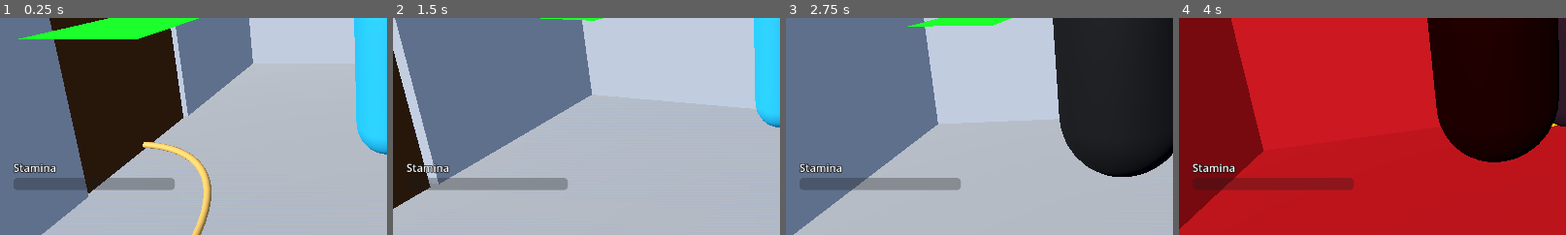
Above: before the commit, frames 1-4 (left to right).
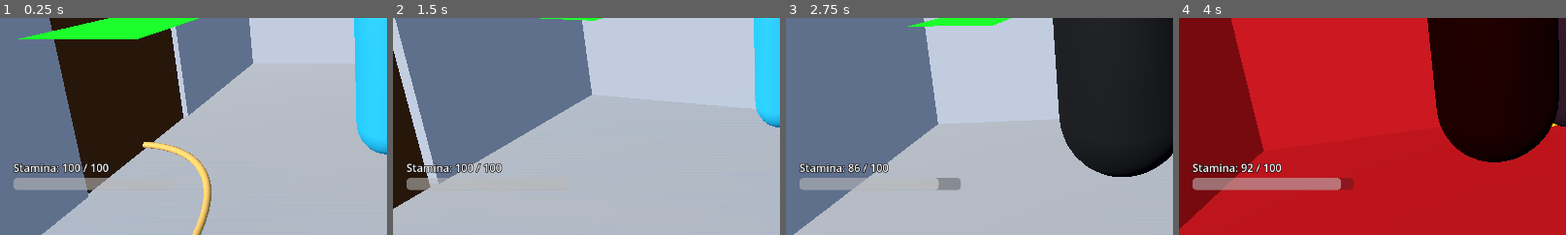
Above: after the commit, the same moments.

Repository: evanqjones/Comp440Project3
Game: Godot game, scene res://scenes/school_blockout_preview.tscn
The game is run twice, just before and just after one commit, with the same random seed, the same clock (stepped at 60 frames per second) and the same inputs.
Inputs (mouse positions are % of the whole screen's width and height, from its top left):
- Up to frame 1 (0.25 s): no input
- Up to frame 2 (1.5 s): tap Enter at 0.5 s; move the mouse to (55, 50) at 0.52 s; hold W from 0.53 s (still down); tap E at 0.6 s; move the mouse to (45, 50) at 1.27 s; tap Ctrl at 1.35 s
- Up to frame 3 (2.75 s): keep holding W; move the mouse to (52, 48) at 2.02 s; hold Shift from 2.03 s (still down)
- Up to frame 4 (4 s): keep holding W; move the mouse to (49, 52) at 2.77 s; release Shift at 2.78 s; tap Z at 2.85 s; move the mouse to (57, 51) at 3.52 s; tap M at 3.6 s
The pictures show only the part of the screen within x 0-50%, y 50-100%; the shares and areas given below are measured in that part.

The runs differ from the first frame. In frame 1, 2.7% of the frame differs, in the area x 3-46%, y 66-80%; in frame 2, 2.8%; in frame 3, 2.4%; in frame 4, 2.6%.
Error in both runs: Invalid assignment of property or key 'visible' with value of type 'bool' on a base object of type 'Nil'. (res://scenes/school_blockout_preview.gd:141)

Commit message:
Connect stamina HUD updates

Diff:
--- a/scenes/player_placeholder.gd
+++ b/scenes/player_placeholder.gd
@@ -22,6 +22,7 @@
 @onready var camera_pivot: Node3D = $CameraPivot
 @onready var player_camera: Camera3D = $CameraPivot/SpringArm3D/Camera3D
 @onready var interaction_prompt: Label = $InteractionPrompt/Label
+@onready var stamina_hud: CanvasLayer = $StaminaHUD
 
 signal noise_emitted(event: NoiseEvent)
 
@@ -46,6 +47,8 @@
     $CameraPivot/SpringArm3D.spring_length = camera_distance
     player_camera.current = true
     Input.mouse_mode = Input.MOUSE_MODE_CAPTURED
+    stamina_state_changed.connect(stamina_hud.update_stamina)
+    stamina_hud.update_stamina(stamina_current, stamina_capacity, stamina_exhausted)
 
 func _unhandled_input(event: InputEvent) -> void:
     if event is InputEventKey and event.pressed and not event.echo and (event.keycode == KEY_E or event.physical_keycode == KEY_E):
--- /dev/null
+++ b/scenes/player_stamina_hud.gd
@@ -0,0 +1,11 @@
+extends CanvasLayer
+
+# Presentation only: receives Player state without polling gameplay internals.
+@onready var value_label: Label = $Stamina/Value
+@onready var stamina_bar: ProgressBar = $Stamina/Bar
+
+
+func update_stamina(current: float, capacity: float, _exhausted: bool) -> void:
+	stamina_bar.max_value = capacity
+	stamina_bar.value = current
+	value_label.text = "Stamina: %.0f / %.0f" % [current, capacity]
--- a/scenes/player_stamina_hud.tscn
+++ b/scenes/player_stamina_hud.tscn
@@ -1,6 +1,9 @@
-[gd_scene format=3]
+[gd_scene load_steps=2 format=3]
+
+[ext_resource type="Script" path="res://scenes/player_stamina_hud.gd" id="1_hud"]
 
 [node name="PlayerStaminaHUD" type="CanvasLayer"]
+script = ExtResource("1_hud")
 
 [node name="Stamina" type="VBoxContainer" parent="."]
 offset_left = 20.0
